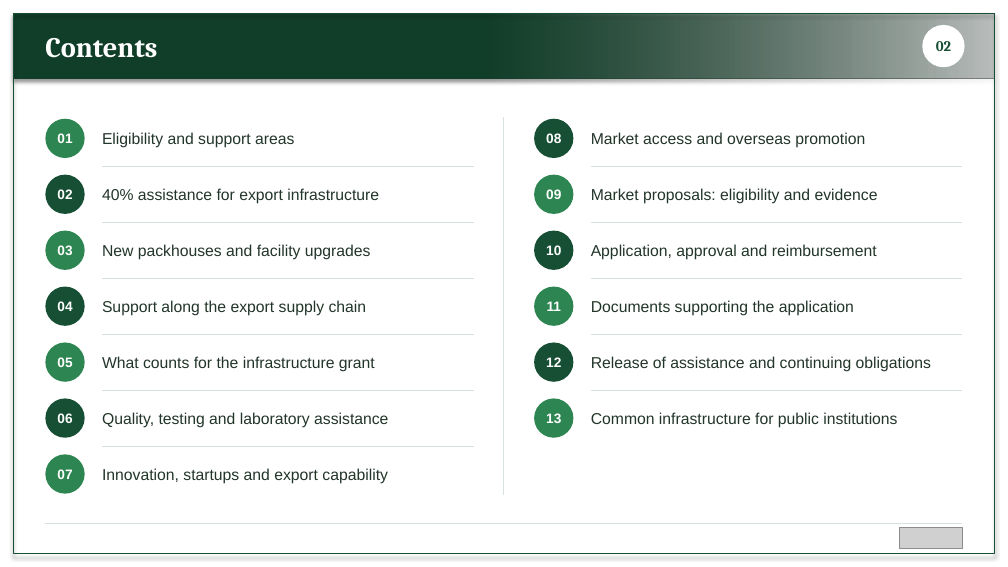
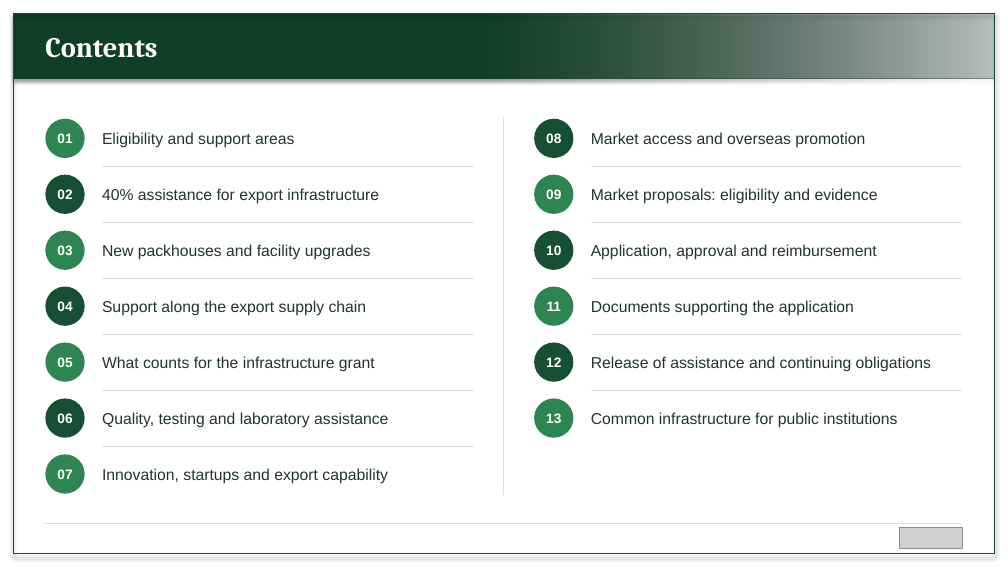
Before and after one commit to BantheFox012/FM, a slide deck: slide 2 of APEDA_BKNY.pptx. Drawn at 1008x567 pixels with LibreOffice and Linux fonts; fonts in the diff are those of the drawing; grey boxes stand for pictures. Boxes give left, top, right and bottom in pixels: in the first picture for what was removed or moved away, otherwise in the second. Text is boxed around its words. In the diff, an @@ line names an element or a change of style, - is before the commit and + after.

```diff
--- a/APEDA_BKNY.pptx
+++ b/APEDA_BKNY.pptx
@@ ellipse removed at [923,25,965,67] @@
@@ text removed at [936,41,951,51] @@
-02
```
Also in this commit, not shown: 13 other slides changed.
